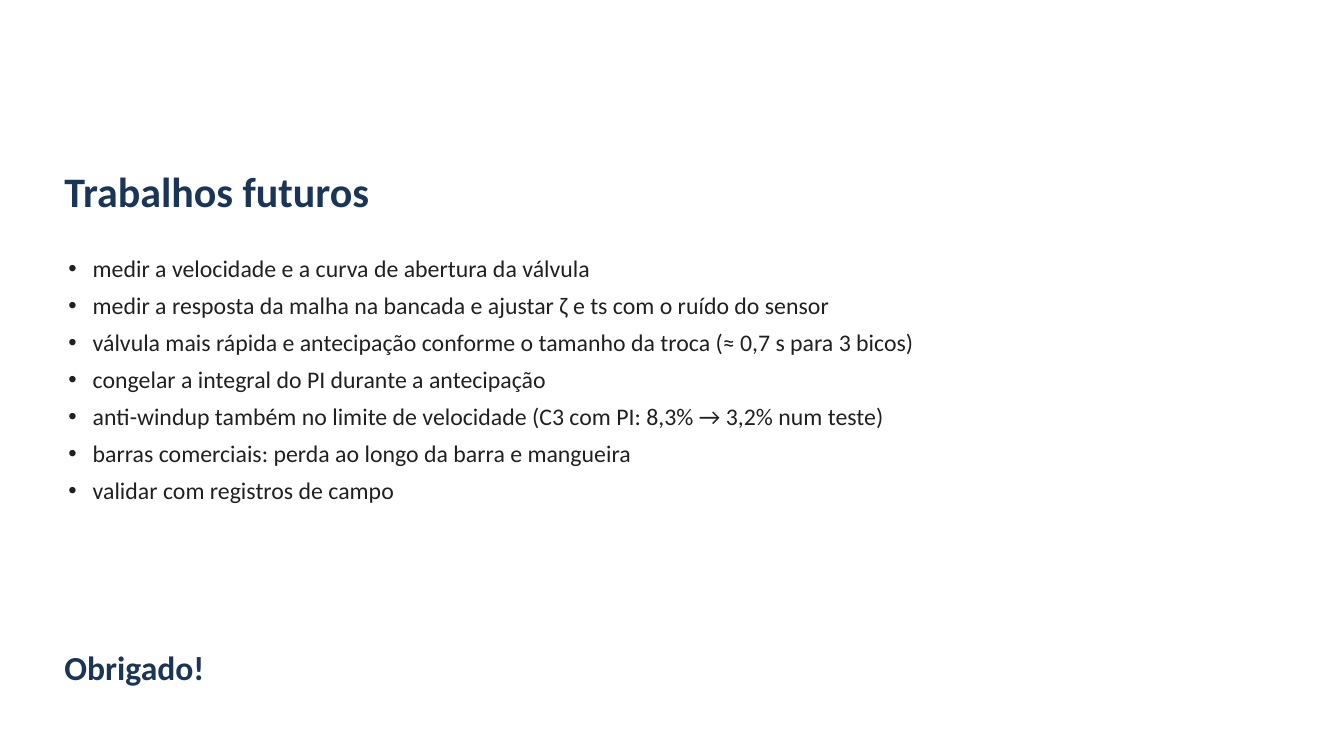
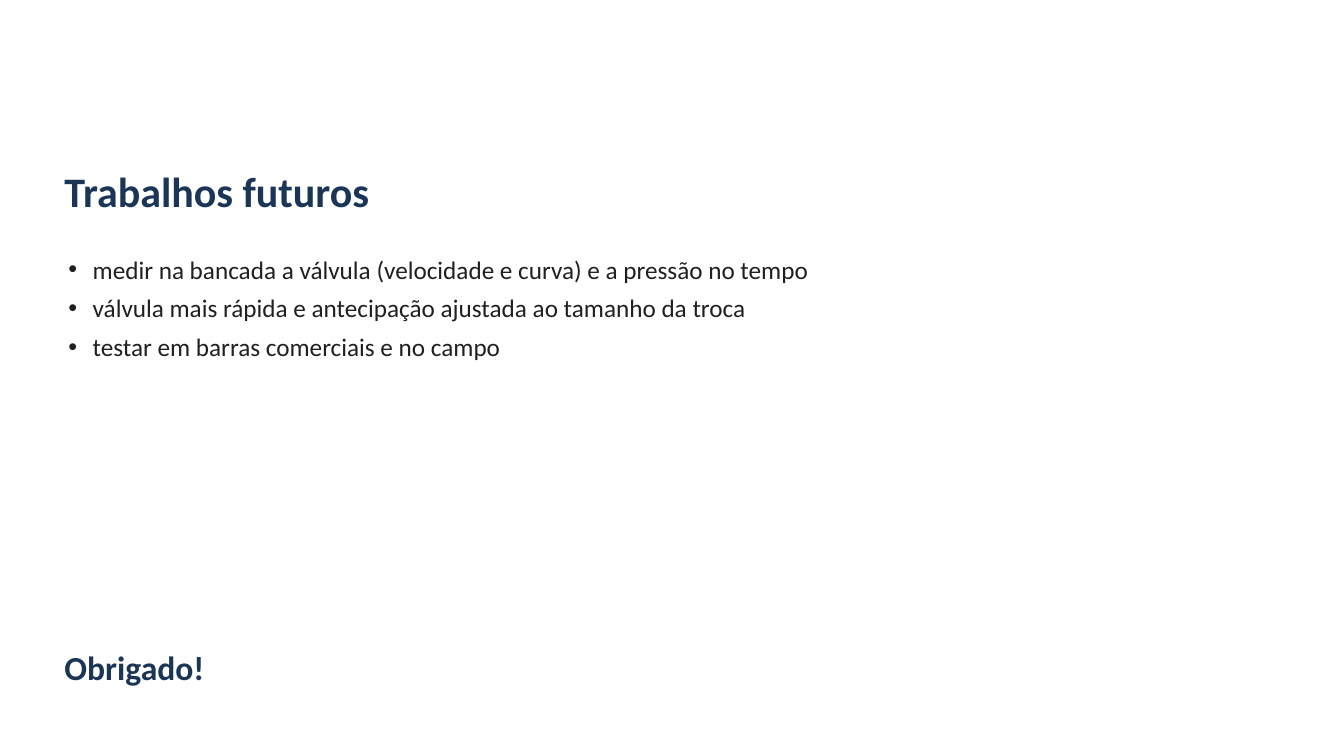
Before and after one commit to alexteroltismart/tcc, a slide deck: slide 26 of docs/Apresentacao_Banca_TCC_v25.pptx (slide 28 before the commit). Drawn at 1344x756 pixels with LibreOffice and Linux fonts; fonts in the diff are those of the drawing; background and template pictures are left out. Boxes give left, top, right and bottom in pixels: in the first picture for what was removed or moved away, otherwise in the second. Text is boxed around its words. In the diff, an @@ line names an element or a change of style, - is before the commit and + after.

```diff
--- a/docs/Apresentacao_Banca_TCC_v25.pptx
+++ b/docs/Apresentacao_Banca_TCC_v25.pptx
@@ text at box(93, 260, 807, 360): text changed; size 17 to 18 pt @@
-• medir a velocidade e a curva de abertura da válvula
-• medir a resposta da malha na bancada e ajustar ζ e ts com o ruído do sensor
-• válvula mais rápida e antecipação conforme o tamanho da troca (≈ 0,7 s para 3 bicos)
-• congelar a integral do PI durante a antecipação
-• anti-windup também no limite de velocidade (C3 com PI: 8,3% → 3,2% num teste)
-• barras comerciais: perda ao longo da barra e mangueira
-• validar com registros de campo
+• medir na bancada a válvula (velocidade e curva) e a pressão no tempo
+• válvula mais rápida e antecipação ajustada ao tamanho da troca
+• testar em barras comerciais e no campo
```
Also in this commit, not shown: 3 other slides changed, 2 slides removed, 6 other files.
